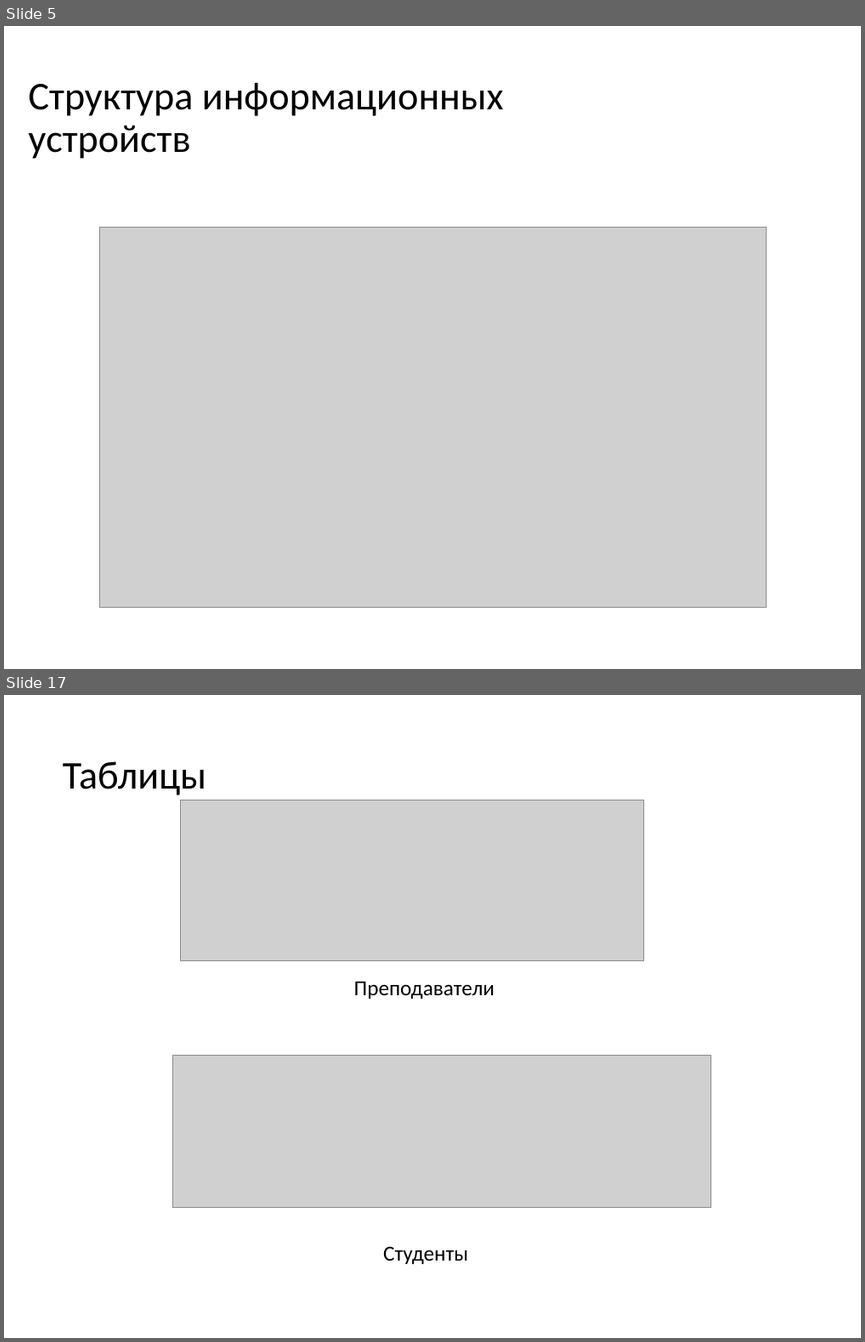
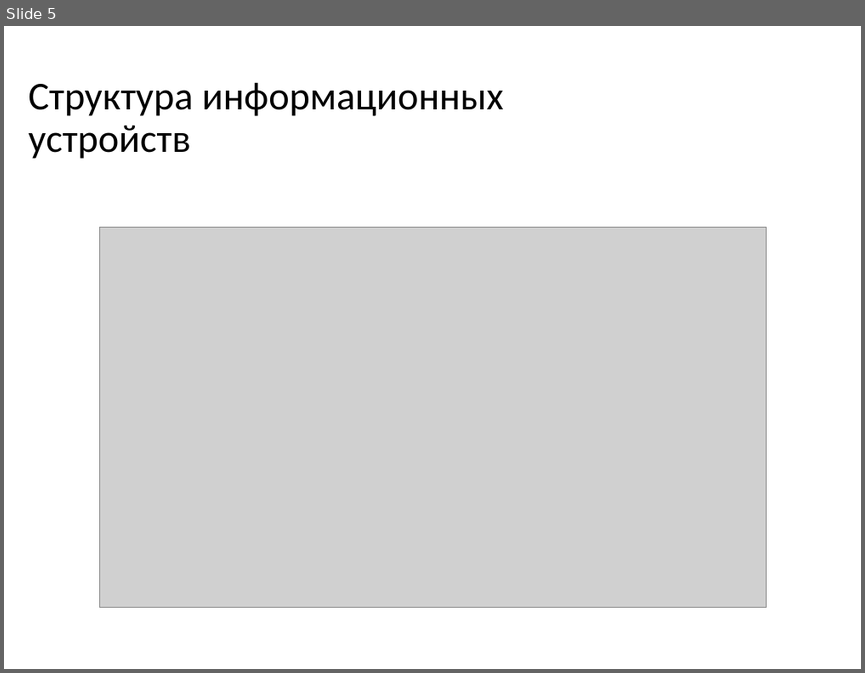
Before and after one commit to dimamatrusmat/domaxadlamena, a slide deck: Презентации/Обобщающая презентация.pptm. Shown one above the other, each under a label of ours: slides 5 and 17 before the commit, slide 5 after it; the slides between them are not shown. The pictures are 865x1342 and 865x673 pixels, drawn with LibreOffice and Linux fonts; fonts in the diff are those of the drawing; grey boxes stand for pictures. Boxes give left, top, right and bottom in pixels: in the first picture for what was removed or moved away, otherwise in the second. Text is boxed around its words. In the diff, an @@ line names an element or a change of style, - is before the commit and + after.

```diff
--- a/Презентации/Обобщающая презентация.pptm
+++ b/Презентации/Обобщающая презентация.pptm
@@ slide 17 removed at [4, 695, 861, 1338], background #FFFFFF @@
@@ title removed at [63, 761, 206, 795] @@
-Таблицы
@@ picture removed at [181, 800, 644, 960] @@
@@ text removed at [354, 981, 494, 998] @@
-Преподаватели
@@ picture removed at [173, 1055, 711, 1207] @@
@@ text removed at [383, 1246, 468, 1264] @@
-Студенты
```
Also in this commit, not shown: 4 slides changed, 14 slides added, 19 other slides removed, 2 other files.
